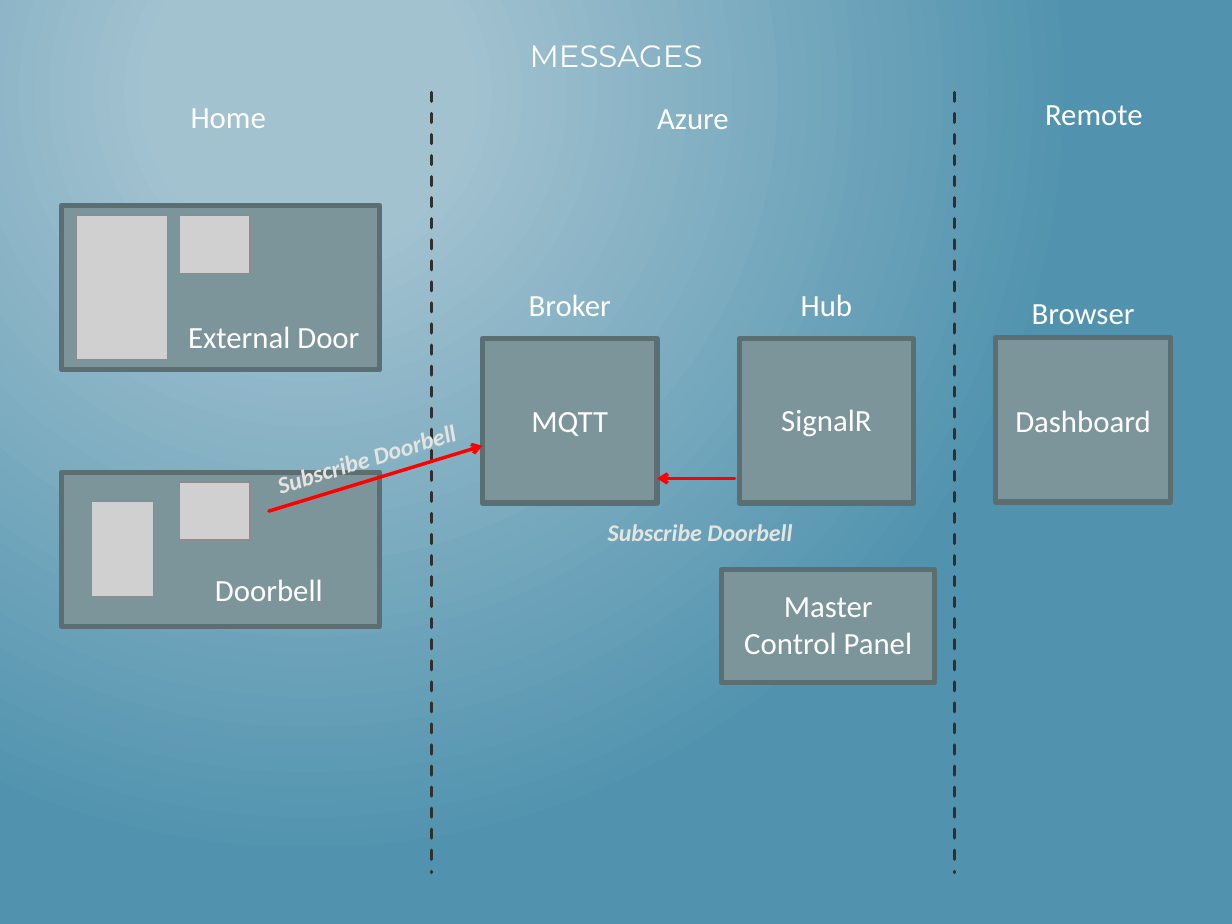
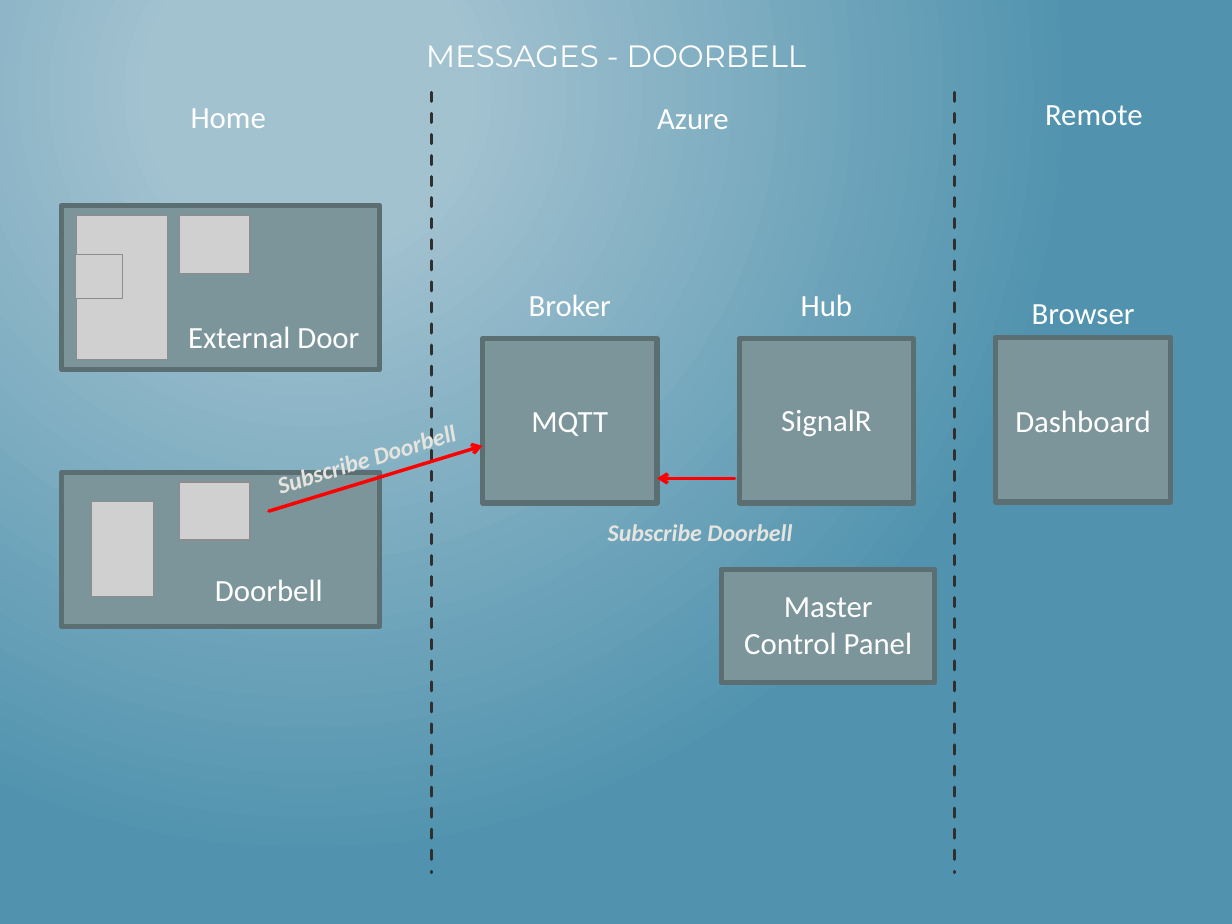
Before and after one commit to mlinnen/CloudHomeSecurity, a slide deck: slide 10 of docs/HacknightPowerPoint.pptx. Drawn at 1232x924 pixels with LibreOffice and Linux fonts; fonts in the diff are those of the drawing; grey boxes stand for pictures. Boxes give left, top, right and bottom in pixels: in the first picture for what was removed or moved away, otherwise in the second. Text is boxed around its words. In the diff, an @@ line names an element or a change of style, - is before the commit and + after.

```diff
--- a/docs/HacknightPowerPoint.pptx
+++ b/docs/HacknightPowerPoint.pptx
@@ text at <box>426,45,806,67</box>: text changed @@
-MESSAGES
+MESSAGES - DOORBELL
@@ picture added at <box>75,255,122,299</box> @@
```
Also in this commit, not shown: 5 other slides changed, 11 slides added.
